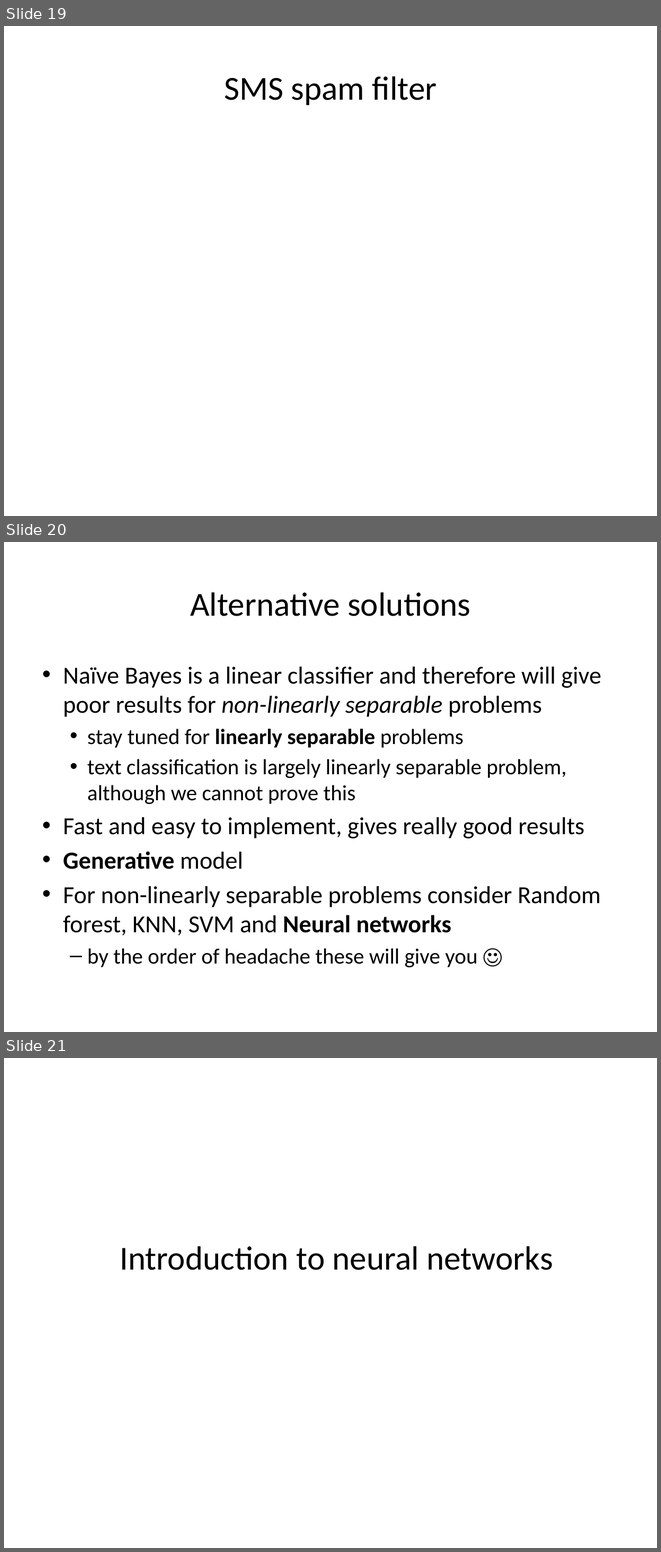
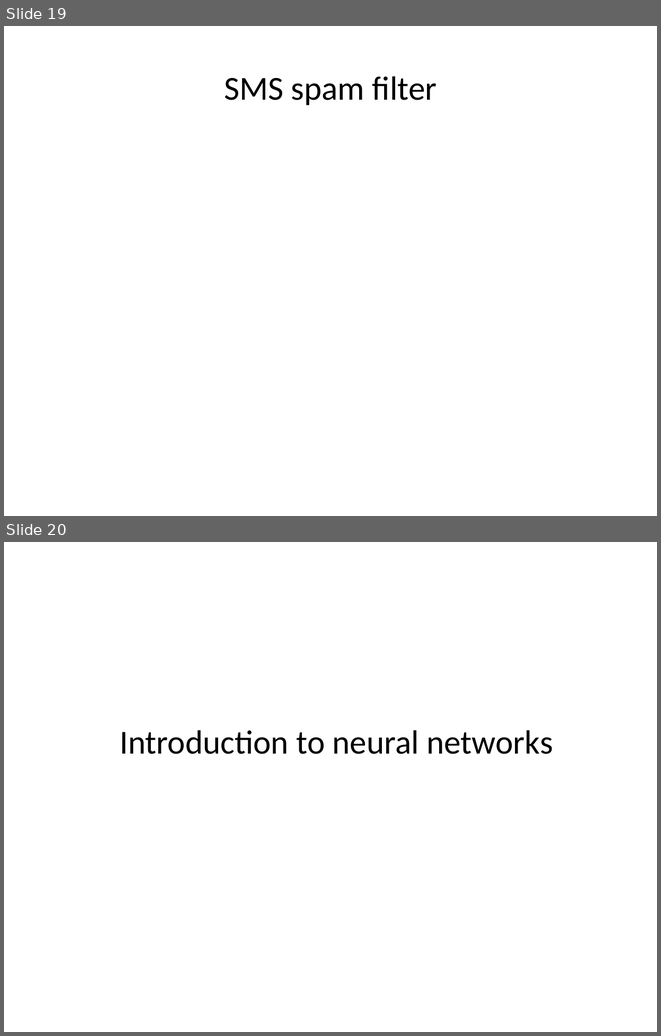
Before and after one commit to dtemraz/machine-learning, a slide deck: src/main/resources/nn.pptx. Shown one above the other, each under a label of ours: slides 19, 20 and 21 before the commit, slides 19 and 20 after it. The pictures are 661x1552 and 661x1036 pixels, drawn with LibreOffice and Linux fonts; fonts in the diff are those of the drawing; grey boxes stand for pictures; background and template pictures are left out. Boxes give left, top, right and bottom in pixels: in the first picture for what was removed or moved away, otherwise in the second. Text is boxed around its words. In the diff, an @@ line names an element or a change of style, - is before the commit and + after.

```diff
--- a/src/main/resources/nn.pptx
+++ b/src/main/resources/nn.pptx
@@ slide 20 removed at [4,542,657,1032], background picture (left out) @@
@@ title removed at [190,592,470,616] @@
-Alternative solutions
@@ text removed at [63,667,601,967] @@
-• Naïve Bayes is a linear classifier and therefore will give poor results for non-linearly separable problems
-  • stay tuned for linearly separable problems
-  • text classification is largely linearly separable problem, although we cannot prove this
-• Fast and easy to implement, gives really good results
-• Generative model
-• For non-linearly separable problems consider Random forest, KNN, SVM and Neural networks
-  – by the order of headache these will give you ☺
@@ what was slide 21 is now slide 20 @@
```
Also in this commit, not shown: 32 other files.
